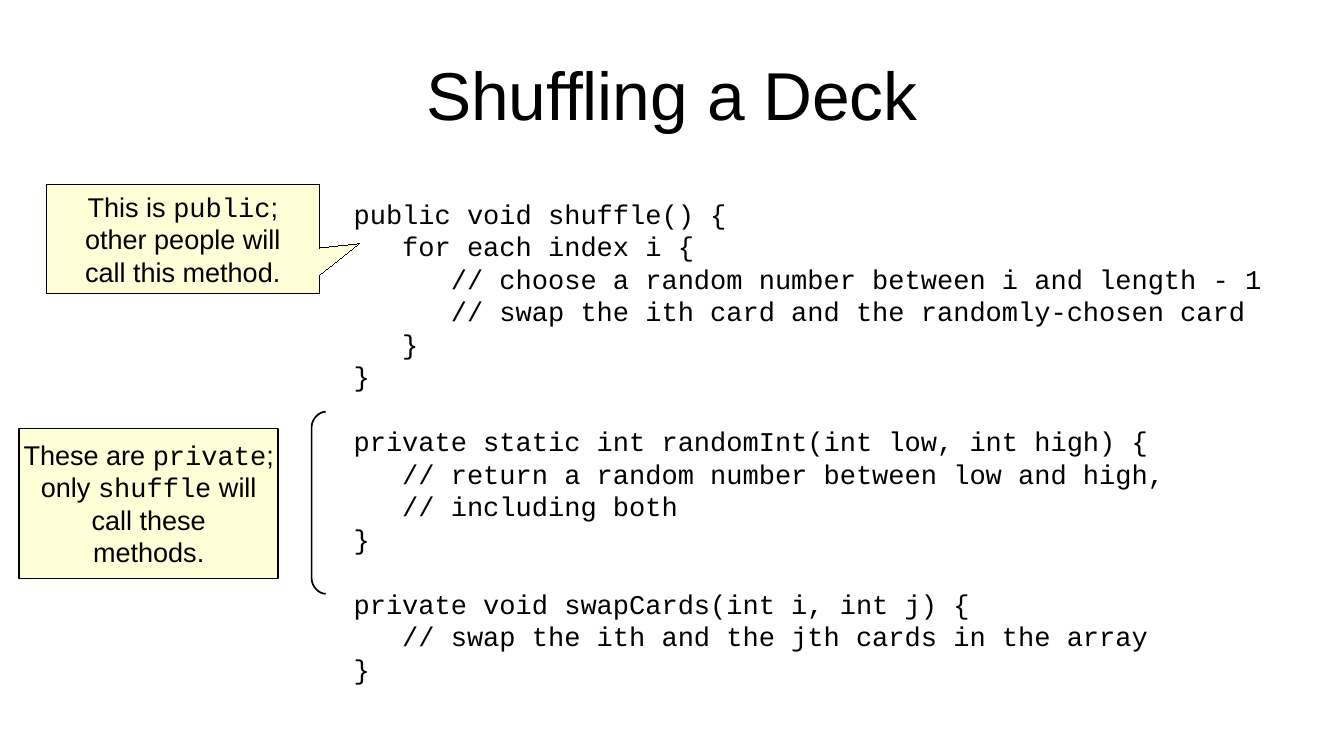
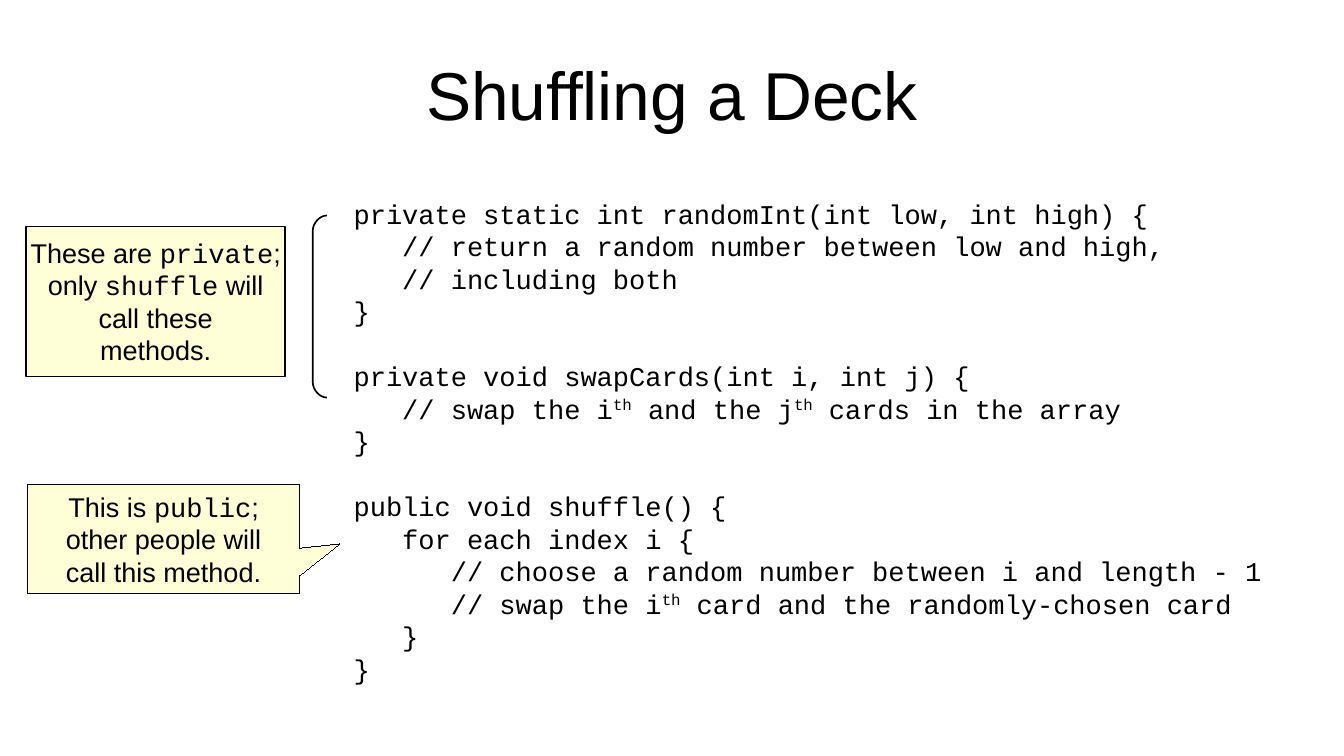
Before and after one commit to jdeisenberg/ThinkJava2Slides, a slide deck: slide 5 of chapter13.pptx. Drawn at 1344x756 pixels with LibreOffice and Linux fonts; fonts in the diff are those of the drawing. Boxes give left, top, right and bottom in pixels: in the first picture for what was removed or moved away, otherwise in the second. Text is boxed around its words. In the diff, an @@ line names an element or a change of style, - is before the commit and + after.

```diff
--- a/chapter13.pptx
+++ b/chapter13.pptx
@@ text at <box>354,205,1261,327</box>: paragraphs removed @@
-public void shuffle() {
-for each index i {
-// choose a random number between i and length - 1
-// swap the ith card and the randomly-chosen card
-}
-}
@@ rectangle "These are private;": place and size @@
-rectangle "These are private;" at <box>20,428,279,578</box>
+rectangle "These are private;" at <box>26,227,285,377</box>
@@ freeform shape: place and size @@
-freeform shape at <box>312,412,327,594</box>
+freeform shape at <box>313,216,328,398</box>
@@ text at <box>451,400,1121,425</box>: now superscript in "ith jth" @@
@@ speech box "This is public;": place and size @@
-speech box "This is public;" at <box>46,184,320,293</box>
+speech box "This is public;" at <box>27,485,300,594</box>
@@ text at <box>354,497,1261,620</box>: paragraphs added @@
+public void shuffle() {
+for each index i {
+// choose a random number between i and length - 1
+// swap the ith card and the randomly-chosen card
+}
+}
```
Also in this commit, not shown: 4 other slides changed, 3 other files.
